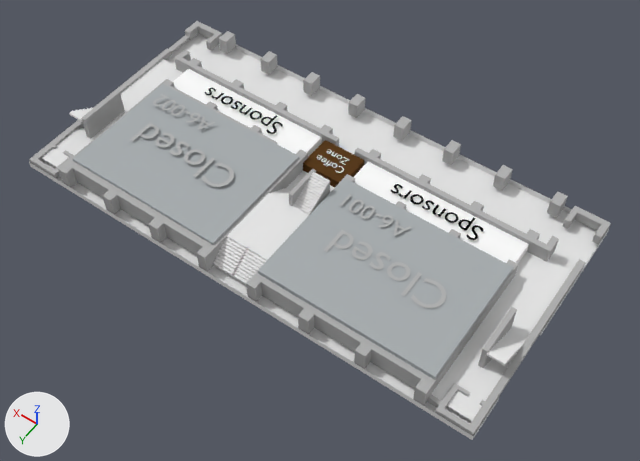
Before and after pictures for a commit that changed the Blender file design/A60.blend.
One viewpoint serves both versions: a 50 mm camera at (-5.76, 7.84, 11.38) aimed at (-0.43, 0.39, -0.34). The lights are fixed; the arrows at lower left show +X, +Y and +Z.
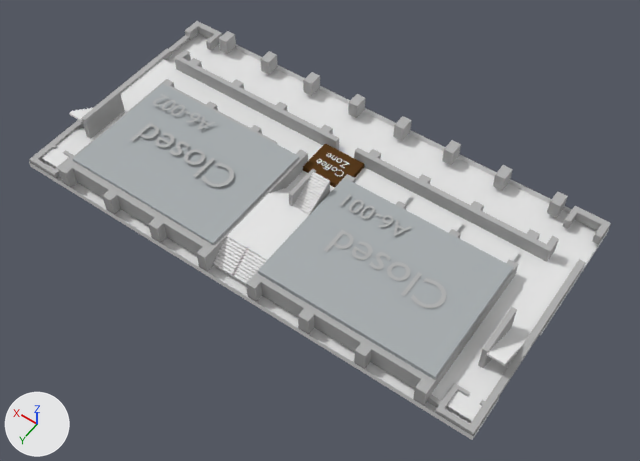
Pixel boxes [x1, y1, x2, y2] of what changed, in the pictures (640 x 461 px):
'SponsorsL', deleted: before [354, 161, 529, 264]
'SponsorsR', deleted: before [173, 69, 322, 157]
'Coffee', moved, rescaled (8% shorter): before [303, 140, 364, 187]; after [303, 144, 364, 187]
'everis.003', added: after [460, 226, 519, 263]
'everis.000', added: after [407, 198, 464, 233]
'everis.001', added: after [356, 172, 411, 204]
'SponsorsLT', deleted: before [391, 184, 483, 240]
'SponsorsRT', deleted: before [205, 88, 283, 134]
'CoffeeT', moved: before [317, 149, 349, 173]; after [317, 153, 350, 176]

What changed in the scene script:
```text
Add mat_everis:
    mat_everis = diffuse_material('everis')
    mat_everis.base_color = (0.8, 0.8, 0.8)  # white #e7e7e7
Add mat_bloomberg:
    mat_bloomberg = diffuse_material('bloomberg')
    mat_bloomberg.base_color = (0.8, 0.8, 0.8)  # white #e7e7e7
Add mat_opentrends:
    mat_opentrends = diffuse_material('opentrends')
    mat_opentrends.base_color = (0.8, 0.8, 0.8)  # white #e7e7e7
Add me_cube_019:
    me_cube_019.from_pydata([(-1.0, -1.0, 1.0), (-1.0, 1.0, 1.0), (1.0, -1.0, 1.0), (1.0, 1.0, 1.0)], [], [(2, 3, 1, 0)])
    me_cube_019.materials.append(mat_everis)  # white #e7e7e7
Add me_cube_022:
    me_cube_022.from_pydata([(-1.0, -1.0, 1.0), (-1.0, 1.0, 1.0), (1.0, -1.0, 1.0), (1.0, 1.0, 1.0)], [], [(2, 3, 1, 0)])
    me_cube_022.materials.append(mat_bloomberg)  # white #e7e7e7
Add me_cube_023:
    me_cube_023.from_pydata([(-1.0, -1.0, 1.0), (-1.0, 1.0, 1.0), (1.0, -1.0, 1.0), (1.0, 1.0, 1.0)], [], [(2, 3, 1, 0)])
    me_cube_023.materials.append(mat_opentrends)  # white #e7e7e7
Change ob_coffee:
    ob_coffee.location: (0.0, -0.61, -0.13) -> (0.0, -0.61, -0.06)
    ob_coffee.scale: (0.409, 0.332, 0.332) -> (0.409, 0.332, 0.18)
Change ob_coffeet:
    ob_coffeet.location: (0.0, -0.57, 0.24) -> (0.0, -0.57, 0.15)
Remove ob_sponsorsl:
    ob_sponsorsl = bpy.data.objects.new('SponsorsL', me_cube_054)
    ob_sponsorsl.location = (-1.99, -0.71, -0.06)
    ob_sponsorsl.scale = (1.52, 0.271, 0.269)
Remove ob_sponsorslt:
    ob_sponsorslt = bpy.data.objects.new('SponsorsLT', me_mesh_000)
    ob_sponsorslt.location = (-2.83, -0.78, 0.26)
    ob_sponsorslt.scale = (0.455, 0.455, 0.455)
Remove ob_sponsorsr:
    ob_sponsorsr = bpy.data.objects.new('SponsorsR', me_cube_062)
    ob_sponsorsr.location = (2.02, -0.71, -0.06)
    ob_sponsorsr.scale = (1.52, 0.271, 0.269)
Remove ob_sponsorsrt:
    ob_sponsorsrt = bpy.data.objects.new('SponsorsRT', me_mesh_001)
    ob_sponsorsrt.location = (1.16, -0.78, 0.26)
    ob_sponsorsrt.scale = (0.455, 0.455, 0.455)
Add ob_everis_003:
    ob_everis_003 = bpy.data.objects.new('everis.003', me_cube_019)
    ob_everis_003.location = (-3.0, -0.58, 0.01)
    ob_everis_003.rotation_euler = (0.0, 0.0, -1.571)  # degrees (0, 0, -90)
    ob_everis_003.scale = (0.256, 0.45, 0.0731)
Add ob_everis_000:
    ob_everis_000 = bpy.data.objects.new('everis.000', me_cube_022)
    ob_everis_000.location = (-1.98, -0.58, 0.01)
    ob_everis_000.rotation_euler = (0.0, 0.0, -1.571)  # degrees (0, 0, -90)
    ob_everis_000.scale = (0.256, 0.45, 0.0731)
Add ob_everis_001:
    ob_everis_001 = bpy.data.objects.new('everis.001', me_cube_023)
    ob_everis_001.location = (-0.98, -0.58, 0.01)
    ob_everis_001.rotation_euler = (0.0, 0.0, -1.571)  # degrees (0, 0, -90)
    ob_everis_001.scale = (0.256, 0.45, 0.0731)
```
